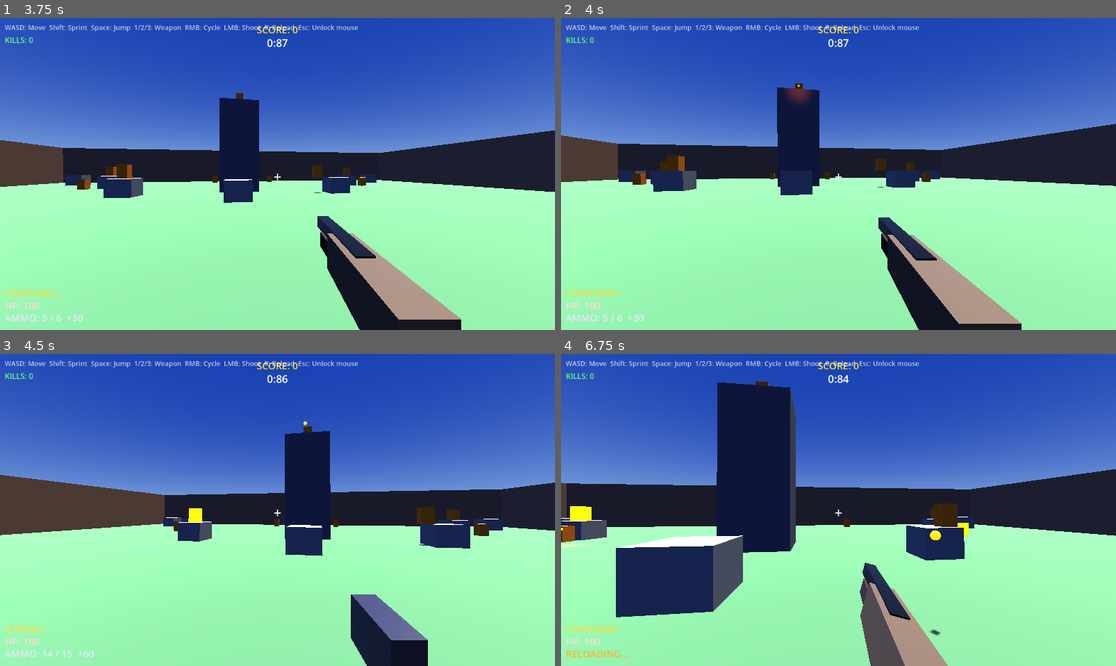
Above: before the commit, frames 1-4 (two rows, left to right).
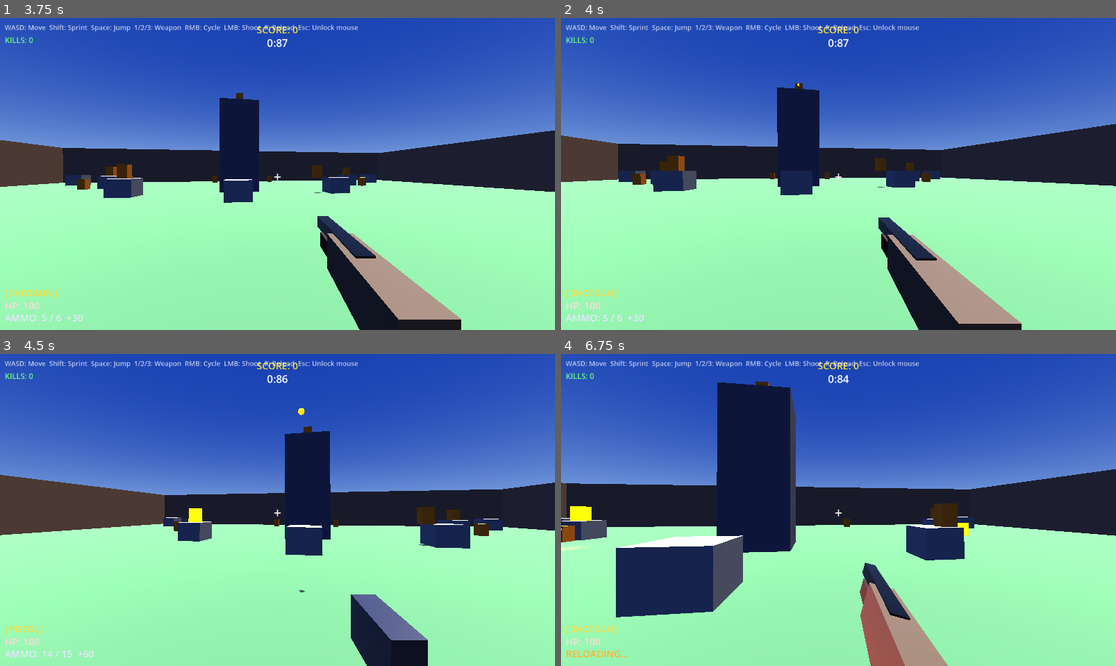
Above: after the commit, the same moments.

Repository: kukasaut0/godot-shooter
Game: Godot game, scene res://world.tscn
The game is run twice, just before and just after one commit, with the same random seed, the same clock (stepped at 60 frames per second) and the same inputs.
Inputs (mouse positions are in pixels of both pictures, inside the frame that each line leads up to):
- Up to frame 1 (3.75 s): tap Enter at 0.5 s; move the mouse to (305, 174) at 0.52 s; hold W from 0.53 s (still down); tap 1 at 0.6 s; click (305, 174) at 0.67 s; tap Space at 0.77, 1.52, 3.02 s; move the mouse to (249, 174) at 1.27 s; tap 2 at 1.35 s; move the mouse to (288, 167) at 2.02 s; tap 3 at 2.1 s; move the mouse to (271, 180) at 2.77 s; tap R at 2.85 s; click (271, 180) at 2.92 s; move the mouse to (316, 177) at 3.52 s; hold Shift from 3.53 s (still down)
- Up to frame 2 (4 s): keep holding W; keep holding Shift; tap Space at 3.77 s
- Up to frame 3 (4.5 s): keep holding W; move the mouse to (233, 506) at 4.27 s; release Shift at 4.28 s; tap 1 at 4.35 s
- Up to frame 4 (6.75 s): tap Space at 4.52, 6.02 s; move the mouse to (844, 510) at 5.02 s; tap 2 at 5.1 s; click (844, 510) at 5.17 s; move the mouse to (816, 503) at 5.77 s; release W at 5.78 s; hold D 5.78-6.53 s; tap 3 at 5.85 s; move the mouse to (866, 510) at 6.52 s; hold W from 6.53 s (still down); tap R at 6.6 s

Frame 1 is identical in both runs. In frame 2, 0.2% of the frame differs, in the area x 40-46%, y 20-28%; in frame 3, less than 0.1%; in frame 4, 1.3%, in the area x 0-69%, y 55-100%.

Commit message:
Add GitHub release creation after itch.io deploy, increase enemy projectile speed
- Capture butler build number from push output and create a GitHub release
  tagged with the commit SHA, linking to the itch.io page and exact build number
- Increase enemy projectile speed from 16.8 to 25.2 (+50%)

Co-Authored-By: Claude Sonnet 4.6 <noreply@anthropic.com>

Diff:
--- a/projectile.gd
+++ b/projectile.gd
@@ -1,6 +1,6 @@
 extends Area3D
 
-const SPEED := 16.8
+const SPEED := 25.2
 const MAX_LIFETIME := 4.0
 
 var direction := Vector3.FORWARD
Not shown, changed: .github/workflows/deploy.yml
